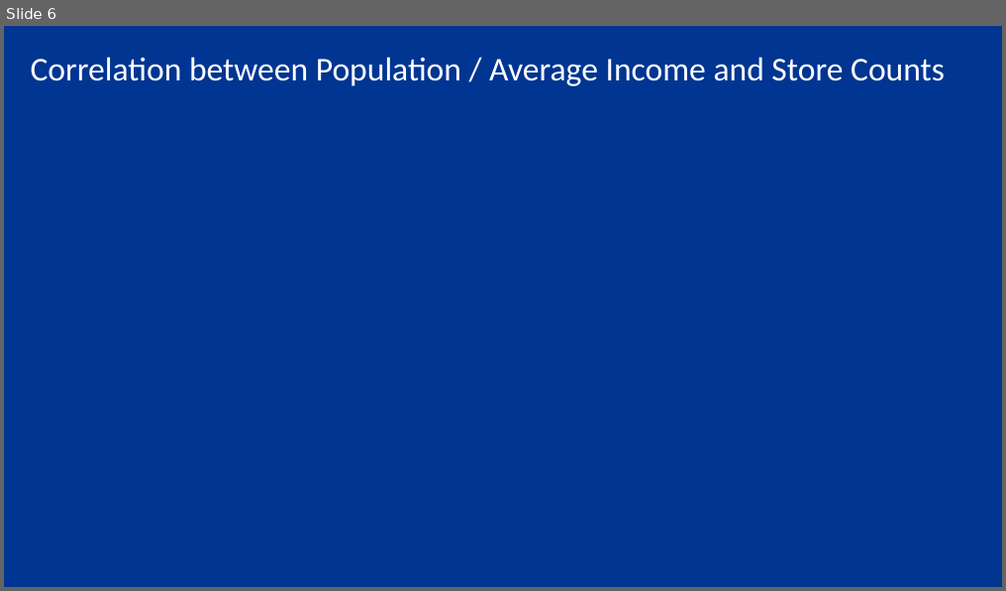
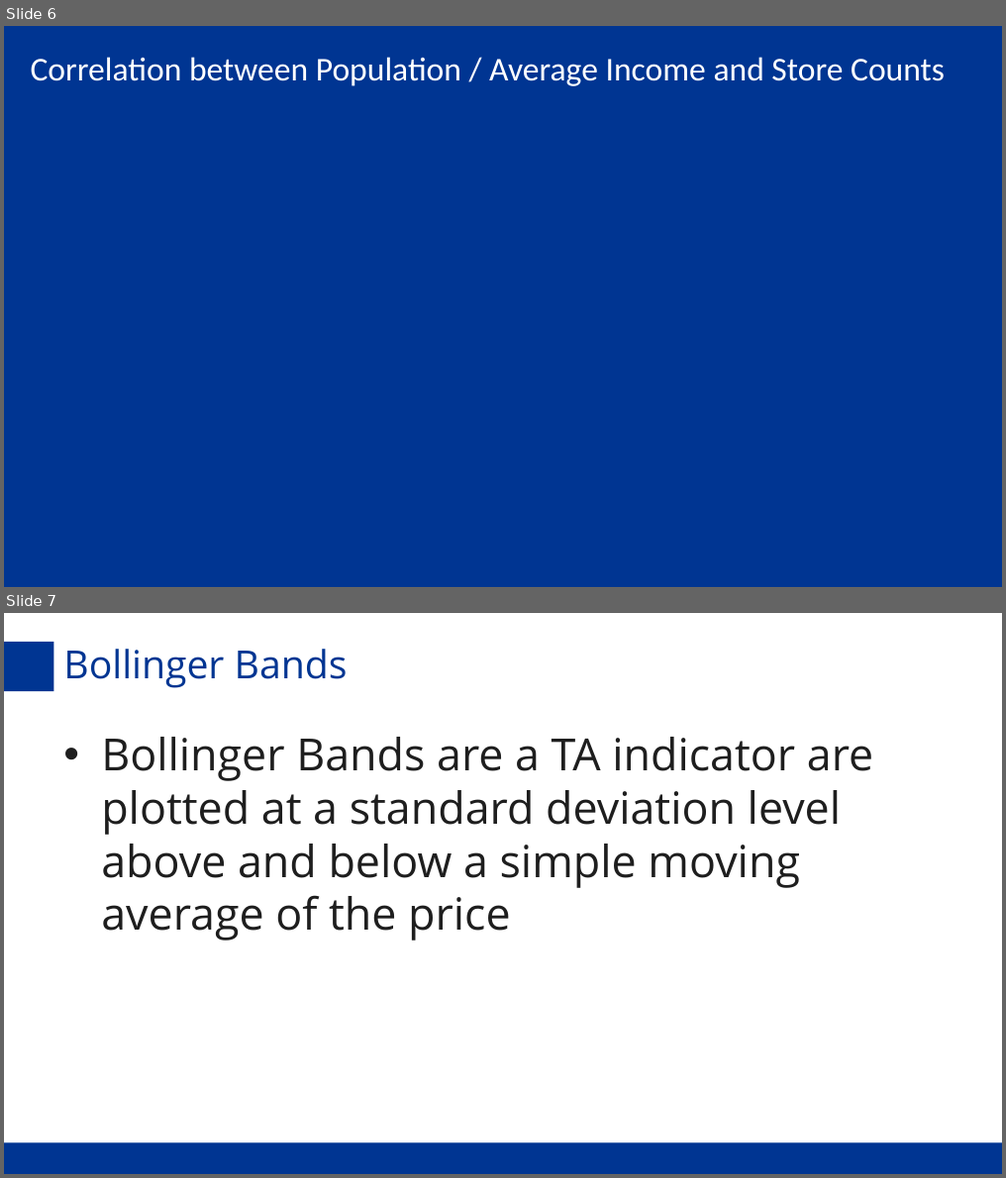
Before and after one commit to Fsalomon496/Crypto_Price_Prediction_Bot, a slide deck: Project_Two_XRP_Analysis.pptx. Shown one above the other, each under a label of ours: slide 6 before the commit, slides 6 and 7 after it. The pictures are 1006x591 and 1006x1178 pixels, drawn with LibreOffice and Linux fonts; fonts in the diff are those of the drawing; background and template pictures are left out. Boxes give left, top, right and bottom in pixels: in the first picture for what was removed or moved away, otherwise in the second. Text is boxed around its words. In the diff, an @@ line names an element or a change of style, - is before the commit and + after.

```diff
--- a/Project_Two_XRP_Analysis.pptx
+++ b/Project_Two_XRP_Analysis.pptx
@@ slide 7 added at <box>4,613,1002,1174</box>, background #FFFFFF @@
@@ rectangle added at <box>4,642,54,692</box>, fill #003592 @@
@@ title added at <box>63,649,348,688</box>, 28 pt, text #003592 @@
+Bollinger Bands
@@ text added at <box>101,737,873,941</box>, 32 pt, text #1E1E1E @@
+• Bollinger Bands are a TA indicator are plotted at a standard deviation level above and below a simple moving average of the price
@@ rectangle added at <box>4,1143,1002,1173</box>, fill #003592 @@
```
Also in this commit, not shown: 1 slide changed, 2 other slides added, 11 other files.
